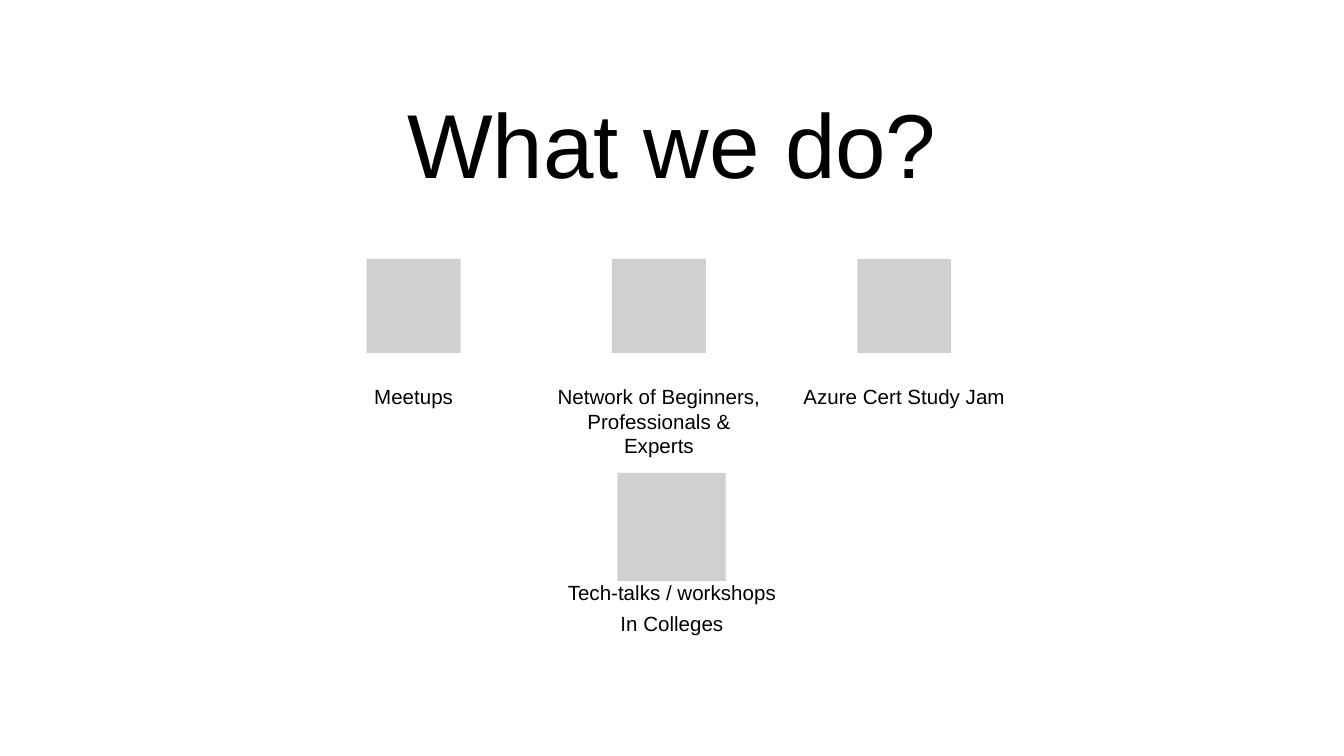
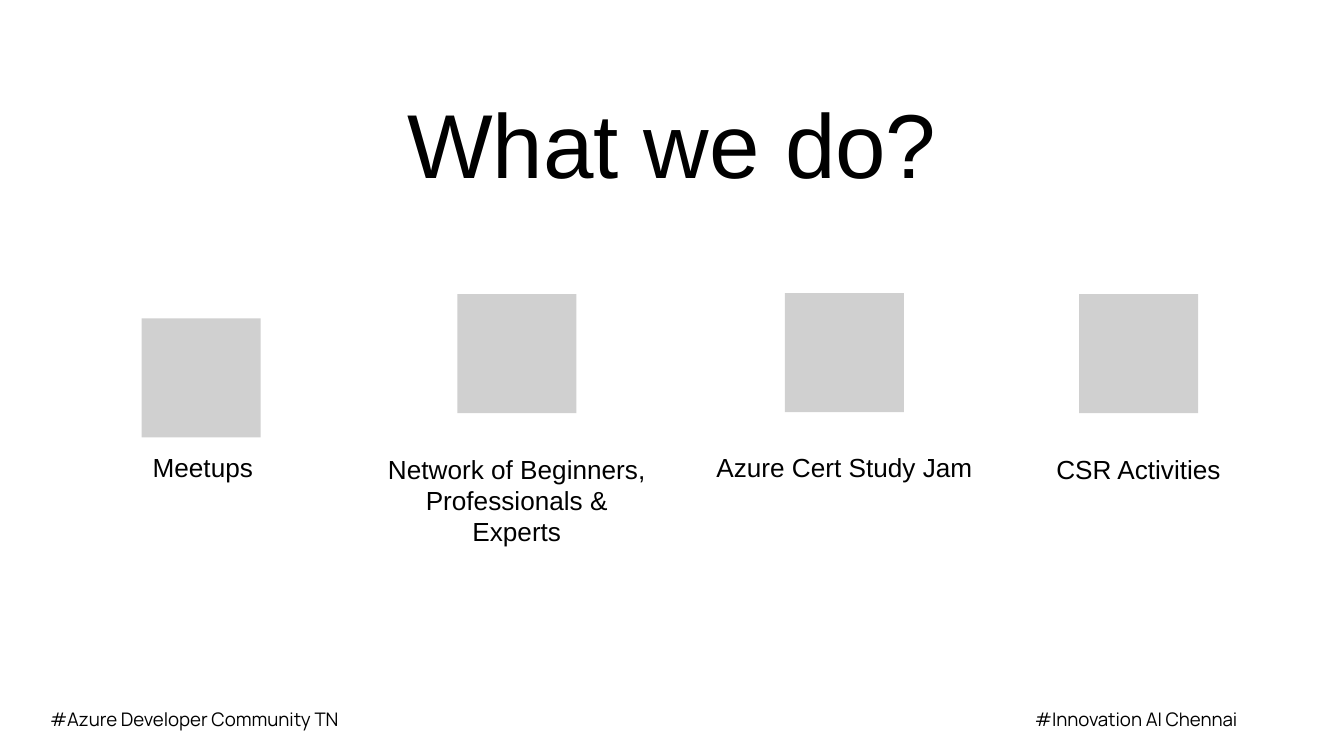
Before and after one commit to navaneeth20/Azure-Developer-Community, a slide deck: slide 2 of Az Community Template.pptx. Drawn at 1344x756 pixels with LibreOffice and Linux fonts; fonts in the diff are those of the drawing; grey boxes stand for pictures. Boxes give left, top, right and bottom in pixels: in the first picture for what was removed or moved away, otherwise in the second. Text is boxed around its words. In the diff, an @@ line names an element or a change of style, - is before the commit and + after.

```diff
--- a/Az Community Template.pptx
+++ b/Az Community Template.pptx
@@ picture removed at (x1=367, y1=259, x2=461, y2=353) @@
@@ picture removed at (x1=612, y1=259, x2=706, y2=353) @@
@@ picture resized from (x1=857, y1=259, x2=952, y2=353) to (x1=785, y1=293, x2=905, y2=413) @@
@@ size 11 to 14 pt; more space between paragraphs in 3 elements at (x1=716, y1=458, x2=972, y2=483), (x1=388, y1=460, x2=645, y2=547), (x1=153, y1=459, x2=253, y2=483) @@
@@ text "Meetups" moved from (x1=374, y1=390, x2=453, y2=409) to (x1=153, y1=459, x2=253, y2=483) @@
@@ text "Network of Beginners, Professionals & ..." moved from (x1=558, y1=389, x2=760, y2=458) to (x1=388, y1=460, x2=645, y2=547) @@
@@ picture removed at (x1=617, y1=473, x2=726, y2=582) @@
@@ text "Azure Cert Study Jam" moved from (x1=803, y1=389, x2=1005, y2=409) to (x1=716, y1=458, x2=972, y2=483) @@
@@ group added at (x1=141, y1=294, x2=1220, y2=480): 3 pictures, 1 text @@
+CSR Activities
@@ text removed at (x1=568, y1=585, x2=775, y2=636) @@
-Tech-talks / workshops
-In Colleges
@@ text added at (x1=50, y1=712, x2=339, y2=731), 10 pt, text #000000 @@
+#Azure Developer Community TN
@@ text added at (x1=1035, y1=712, x2=1238, y2=727), 10 pt, text #000000 @@
+#Innovation AI Chennai
```
Also in this commit, not shown: 2 other slides changed, 3 slides added, 3 slides removed, 1 other file.
